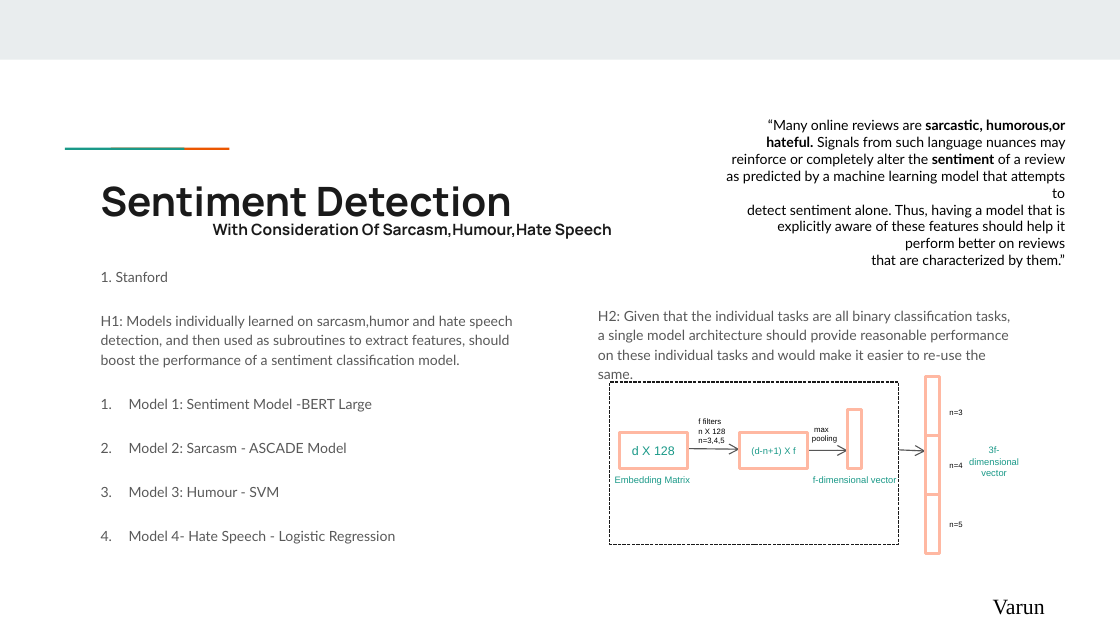
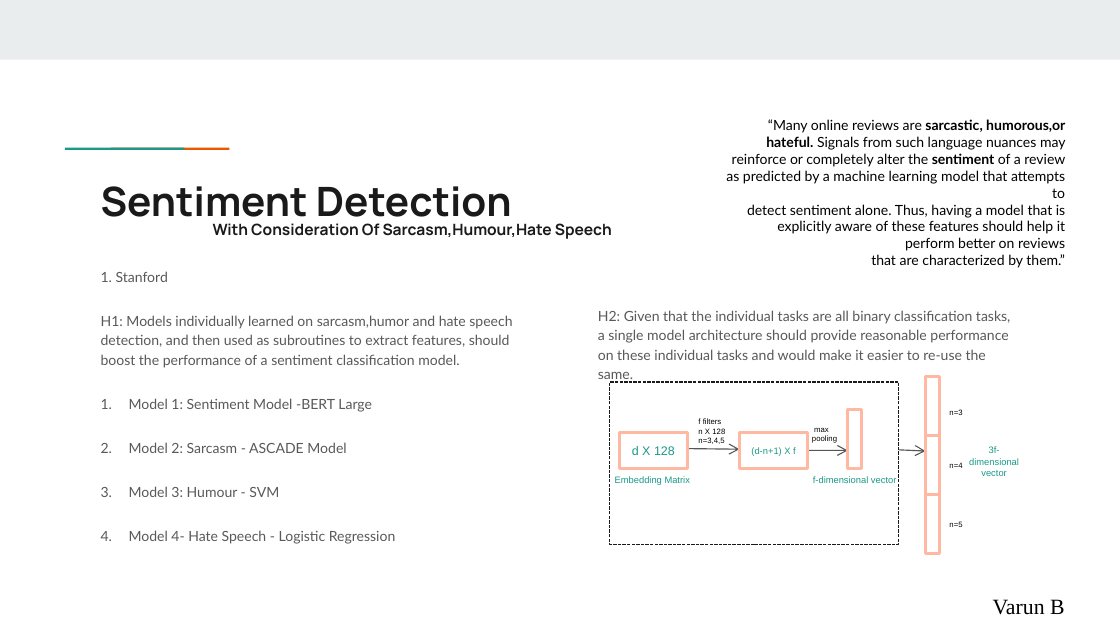
Before and after one commit to VarunBohara/Mini-Project-Documents, a slide deck: slide 2 of IDEAS FOR PROBLEM STATEMENT 4.pptx. Drawn at 1120x630 pixels with LibreOffice and Linux fonts; fonts in the diff are those of the drawing. Boxes give left, top, right and bottom in pixels: in the first picture for what was removed or moved away, otherwise in the second. Text is boxed around its words. In the diff, an @@ line names an element or a change of style, - is before the commit and + after.

```diff
--- a/IDEAS FOR PROBLEM STATEMENT 4.pptx
+++ b/IDEAS FOR PROBLEM STATEMENT 4.pptx
@@ text at (993,599,1065,615): text changed @@
-Varun
+Varun B
```
Also in this commit, not shown: 1 other slide changed.
